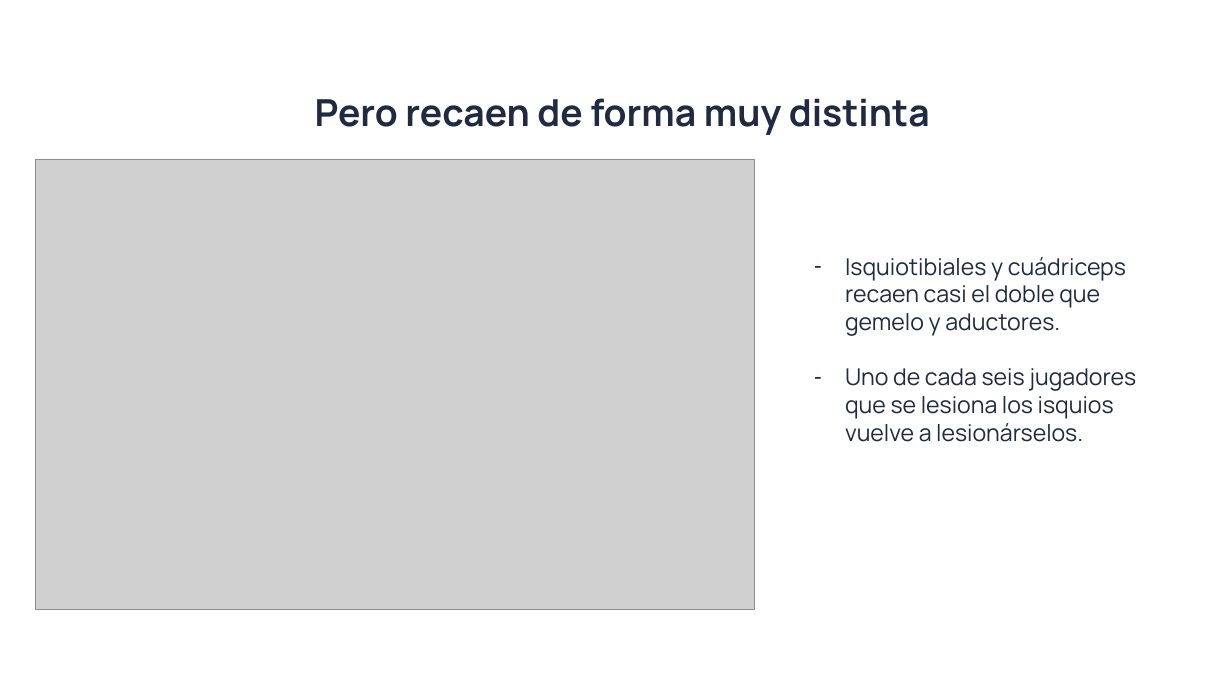
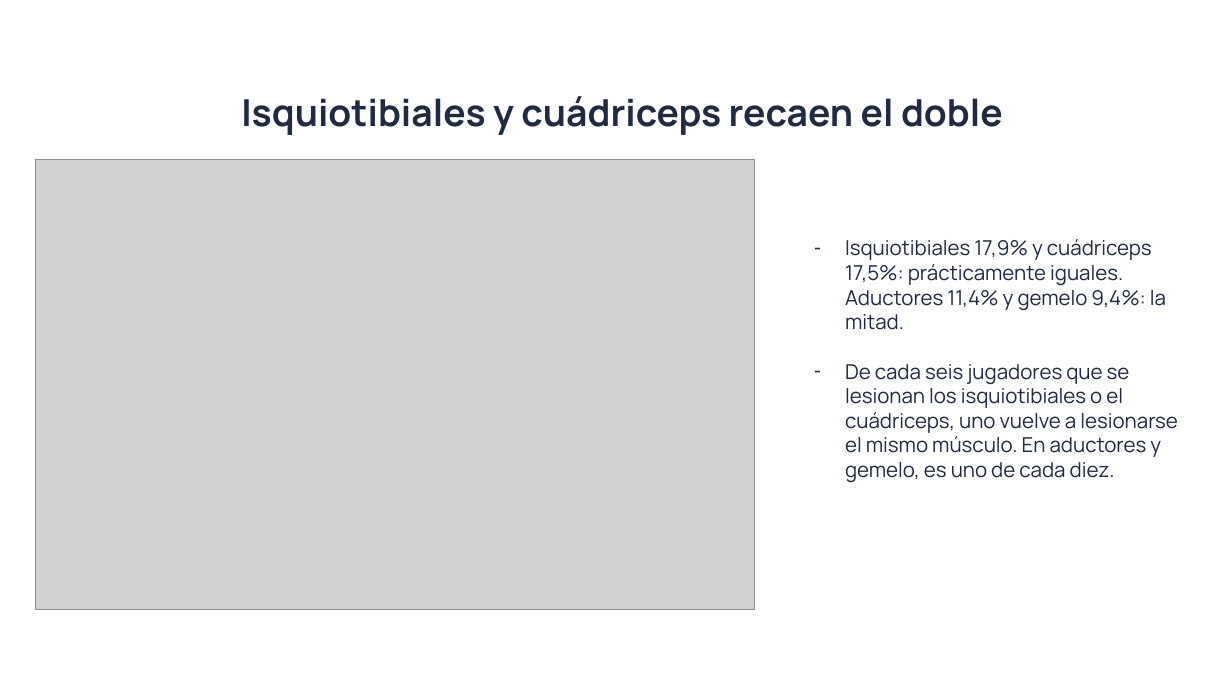
Before and after one commit to romandemarco/lesiones-musculares-futbol, a slide deck: slide 8 of informe_lesiones.pptx. Drawn at 1232x693 pixels with LibreOffice and Linux fonts; fonts in the diff are those of the drawing; grey boxes stand for pictures; background and template pictures are left out. Boxes give left, top, right and bottom in pixels: in the first picture for what was removed or moved away, otherwise in the second. Text is boxed around its words. In the diff, an @@ line names an element or a change of style, - is before the commit and + after.

```diff
--- a/informe_lesiones.pptx
+++ b/informe_lesiones.pptx
@@ text at (241,96,1003,135): text changed @@
-Pero recaen de forma muy distinta
+Isquiotibiales y cuádriceps recaen el doble
@@ subtitle at (845,239,1178,483): text changed; size 18 to 16 pt @@
-– Isquiotibiales y cuádriceps recaen casi el doble que gemelo y aductores.
-– Uno de cada seis jugadores que se lesiona los isquios vuelve a lesionárselos.
+– Isquiotibiales 17,9% y cuádriceps 17,5%: prácticamente iguales. Aductores 11,4% y gemelo 9,4%: la mitad.
+– De cada seis jugadores que se lesionan los isquiotibiales o el cuádriceps, uno vuelve a lesionarse el mismo músculo. En aductores y gemelo, es uno de cada diez.
```
Also in this commit, not shown: 1 other slide changed, 1 other file.
